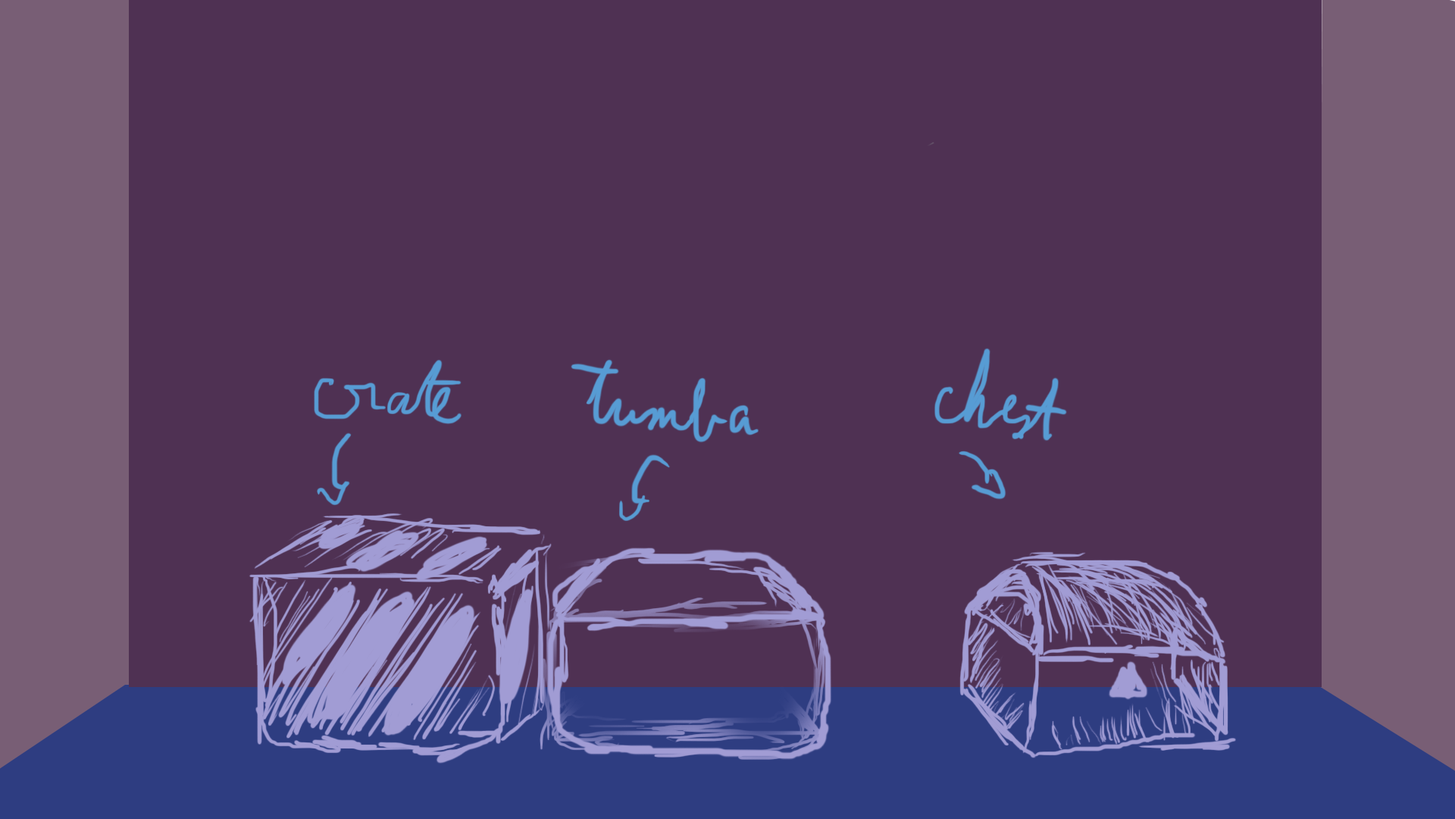
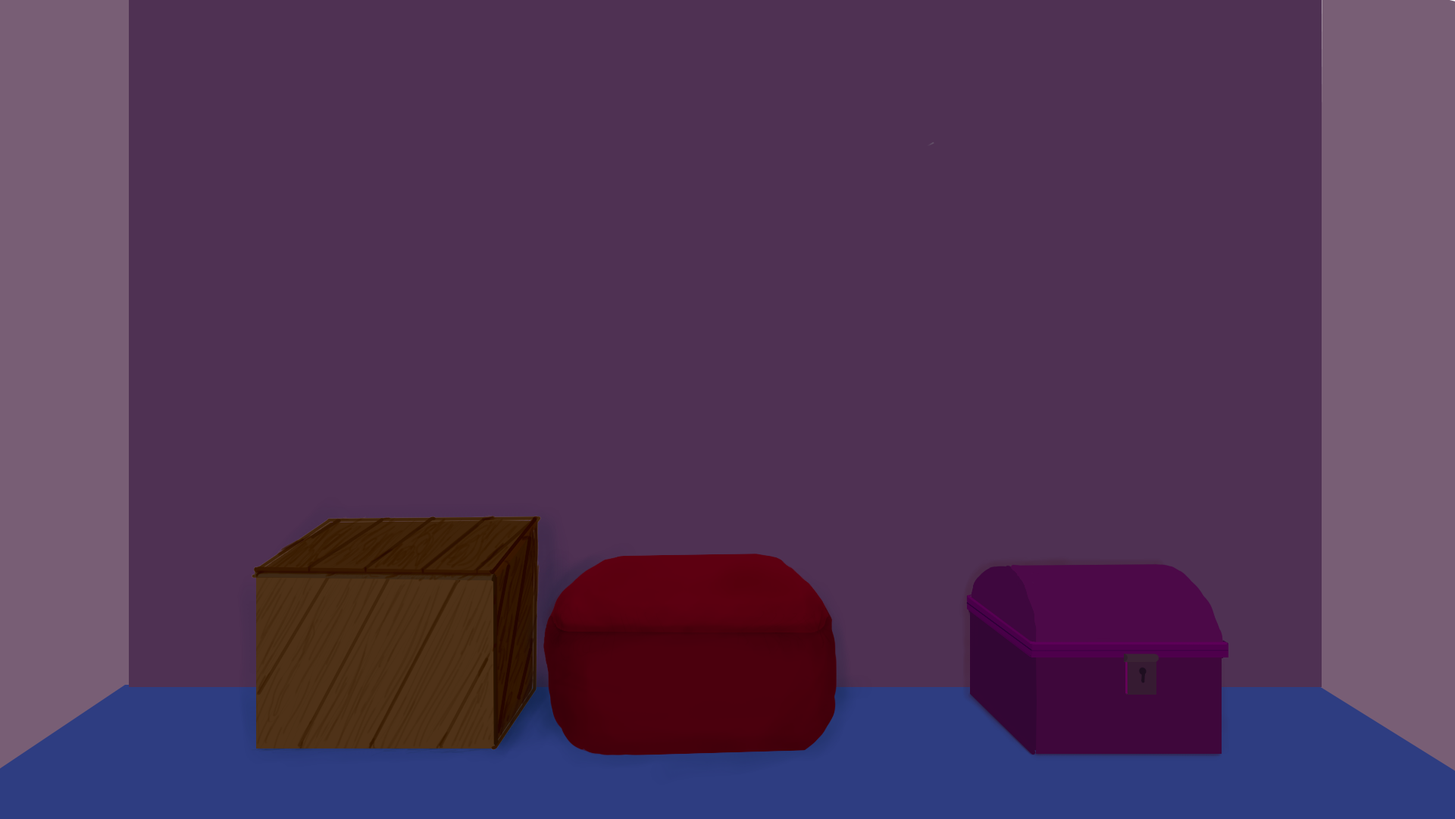
Layered file, before and after one edit (w=1455, h=819). Changes by layer:
hid "text", painted on it over left=313, top=347, right=1068, bottom=522
hid "sketch", opacity 100% → 49%, painted on it over left=248, top=512, right=1237, bottom=764
added group "Ottoman" with 2 layers above "Create" over left=486, top=541, right=862, bottom=779
added layer "Layer8" in group "Ottoman" over left=541, top=552, right=837, bottom=755
added layer "Layer9" in group "Ottoman" over left=486, top=541, right=862, bottom=779
added group "Create" with 3 layers above "Chest" over left=240, top=495, right=571, bottom=764
added layer "Layer7" in group "Create" over left=251, top=514, right=542, bottom=750
added layer "Layer5" in group "Create" over left=251, top=514, right=542, bottom=750
added layer "Layer10" in group "Create" over left=240, top=495, right=571, bottom=764
added group "Chest" with 9 layers above "Improved copy second wall" over left=959, top=555, right=1231, bottom=760
added layer "purple detail" in group "Chest" over left=1124, top=652, right=1160, bottom=663
added layer "purple edge" in group "Chest" over left=966, top=593, right=1229, bottom=695
added layer "purple lock" in group "Chest" over left=1125, top=651, right=1157, bottom=695
added layer "purple base" in group "Chest" over left=968, top=563, right=1225, bottom=755
added layer "shadow" in group "Chest" over left=959, top=555, right=1231, bottom=760
